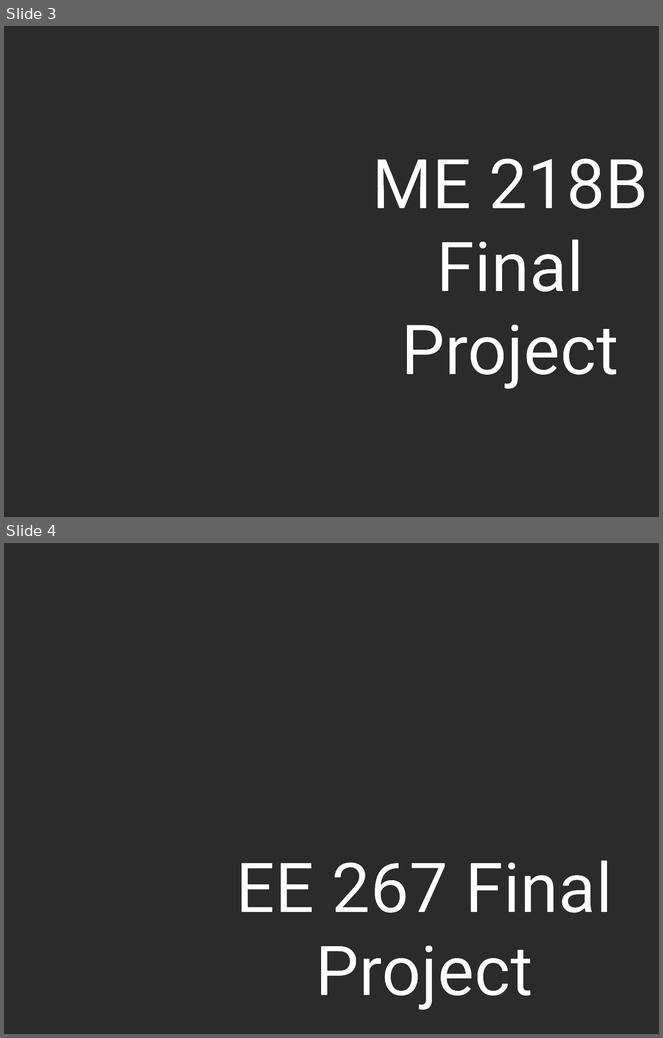
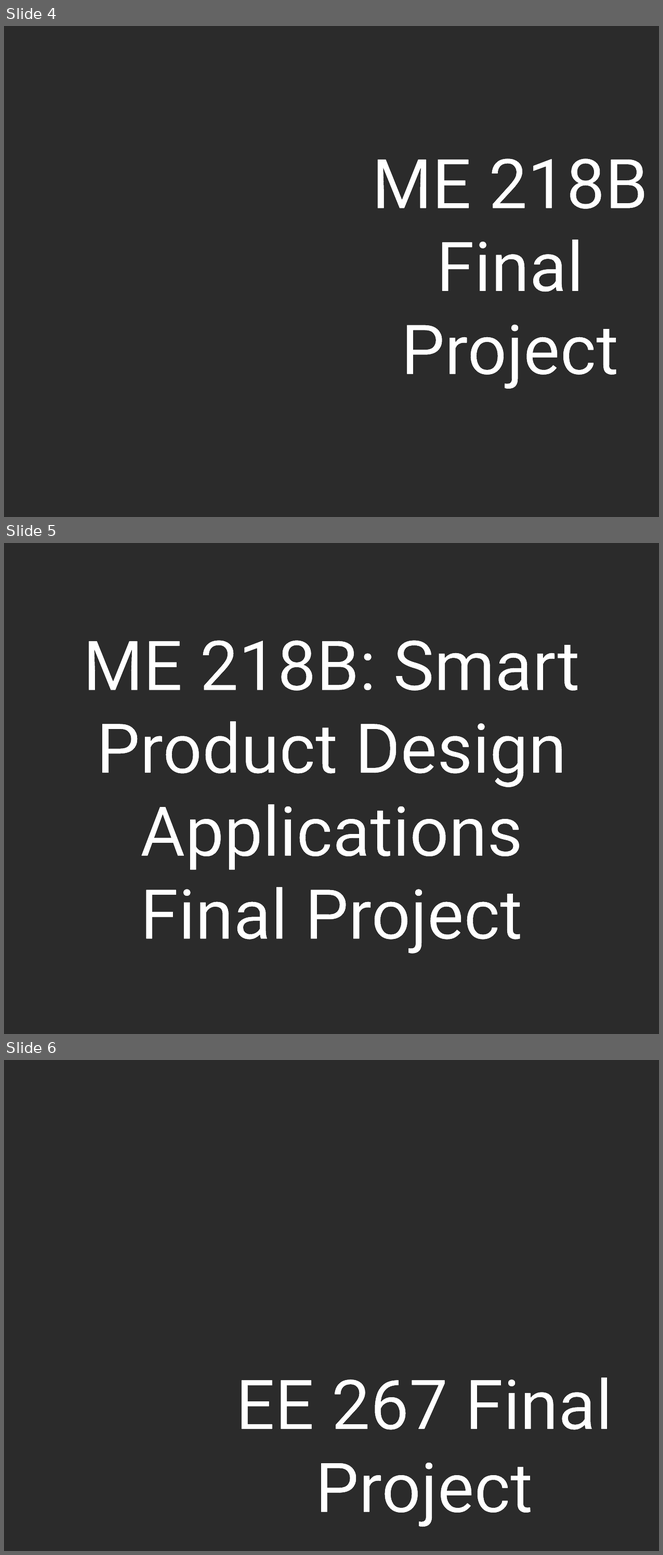
Before and after one commit to jasmin-palmer/jasmin-palmer.github.io, a slide deck: PowerPoint Files/Gallery Image Editing.pptx. Shown one above the other, each under a label of ours: slides 3 and 4 before the commit, slides 4, 5 and 6 after it. The pictures are 663x1038 and 663x1555 pixels, drawn with LibreOffice and Linux fonts; fonts in the diff are those of the drawing; background and template pictures are left out; a plain dark background stands for a picture behind light text. Boxes give left, top, right and bottom in pixels: in the first picture for what was removed or moved away, otherwise in the second. Text is boxed around its words. In the diff, an @@ line names an element or a change of style, - is before the commit and + after.

Commit message:
Add Media for Projects Pages

```diff
--- a/PowerPoint Files/Gallery Image Editing.pptx
+++ b/PowerPoint Files/Gallery Image Editing.pptx
@@ slide 5 added at (4, 543, 659, 1034), background picture (left out) @@
@@ text added at (83, 640, 580, 954), 76 pt, text #FFFFFF @@
+ME 218B: Smart Product Design
+Applications
+Final Project
@@ what was slide 3 is now slide 4 @@
@@ what was slide 4 is now slide 6 @@
```
Also in this commit, not shown: 3 other slides added, 21 other files.
